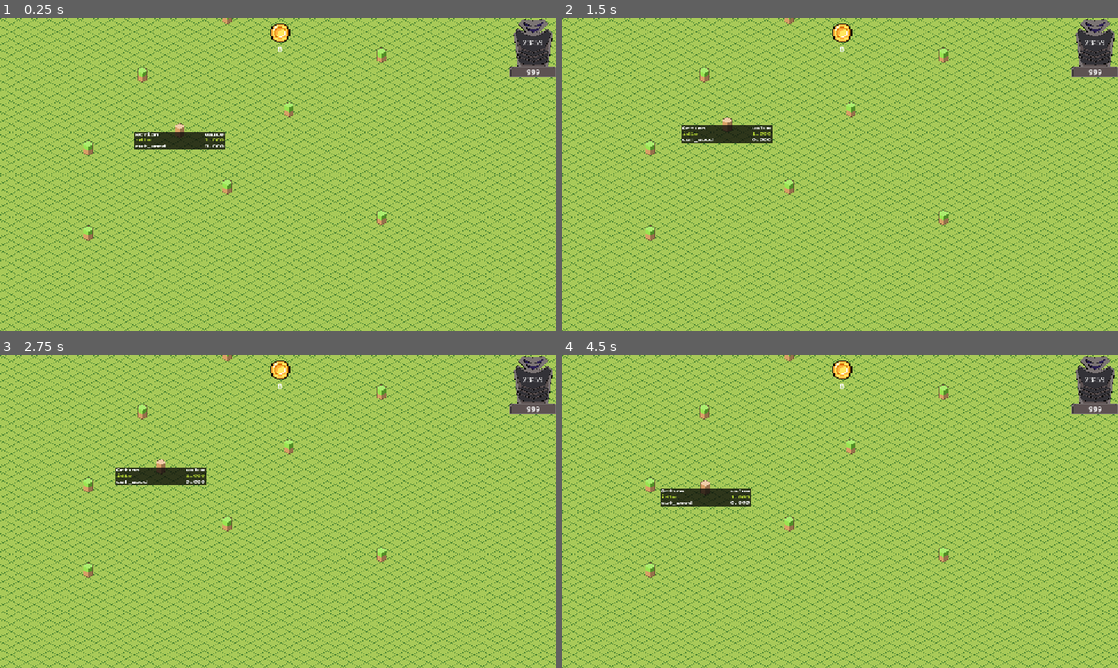
Above: before the commit, frames 1-4 (two rows, left to right).
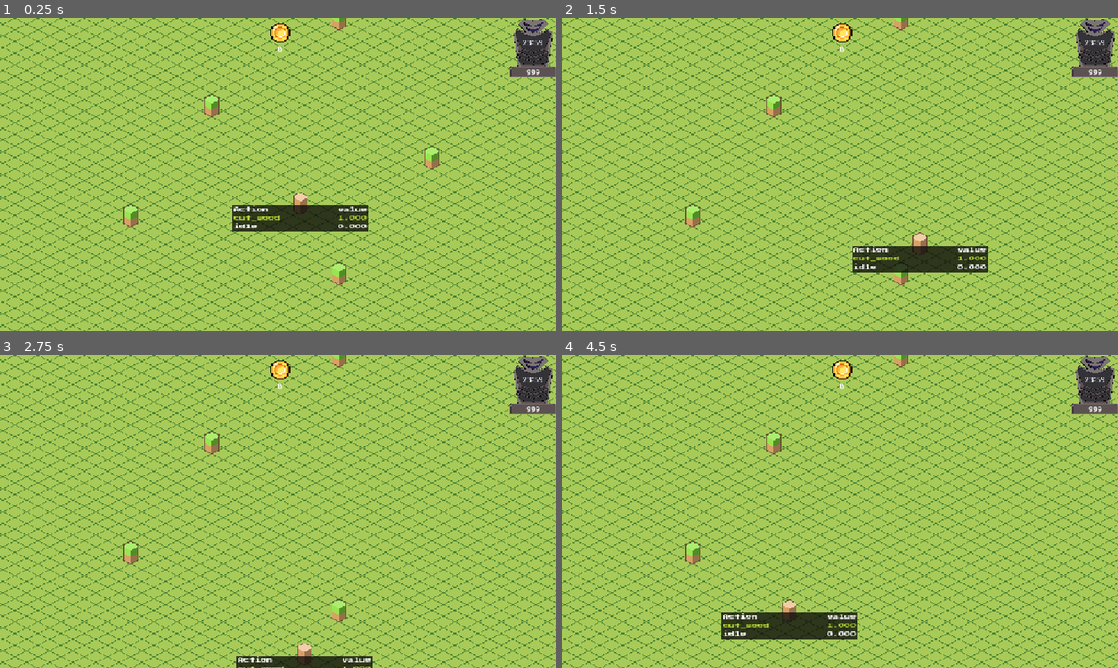
Above: after the commit, the same moments.

Repository: JontanKhuu/Ramen
Game: Godot game, scene res://World/world.tscn
The game is run twice, just before and just after one commit, with the same random seed, the same clock (stepped at 60 frames per second) and the same inputs.
Inputs (mouse positions are in pixels of both pictures, inside the frame that each line leads up to):
- Up to frame 1 (0.25 s): no input
- Up to frame 2 (1.5 s): move the mouse to (962, 158) at 0.52 s; click (962, 158) at 0.67 s; move the mouse to (728, 190) at 1.27 s; click (728, 190) at 1.42 s
- Up to frame 3 (2.75 s): move the mouse to (333, 442) at 2.02 s; click (333, 442) at 2.17 s
- Up to frame 4 (4.5 s): move the mouse to (812, 574) at 2.77 s; click (812, 574) at 2.92 s; move the mouse to (1006, 558) at 3.52 s; click (1006, 558) at 3.67 s; move the mouse to (673, 464) at 4.27 s; click (673, 464) at 4.42 s

The runs differ from the first frame. In frame 1, 20% of the frame differs, in the area x 0-100%, y 0-100%; in frame 2, 20%; in frame 3, 19%; in frame 4, 20%.

Commit message:
camera fix

Diff:
--- a/NPC/Scenes/npc.tscn
+++ b/NPC/Scenes/npc.tscn
@@ -21,7 +21,7 @@
 
 [node name="NPC" type="CharacterBody2D"]
 script = ExtResource("1_056qb")
-job = "NONE"
+job = "LABORER"
 
 [node name="Sprite2D" type="Sprite2D" parent="."]
 texture = ExtResource("1_asys0")
--- a/World/world.tscn
+++ b/World/world.tscn
@@ -63,7 +63,4 @@
 position = Vector2(381, 220)
 zoom = Vector2(1.5, 1.5)
 
-[node name="Camera2D" type="Camera2D" parent="."]
-position = Vector2(571, 332)
-
 [connection signal="updated" from="TimeSystem" to="DirectionalLight2D" method="update"]
